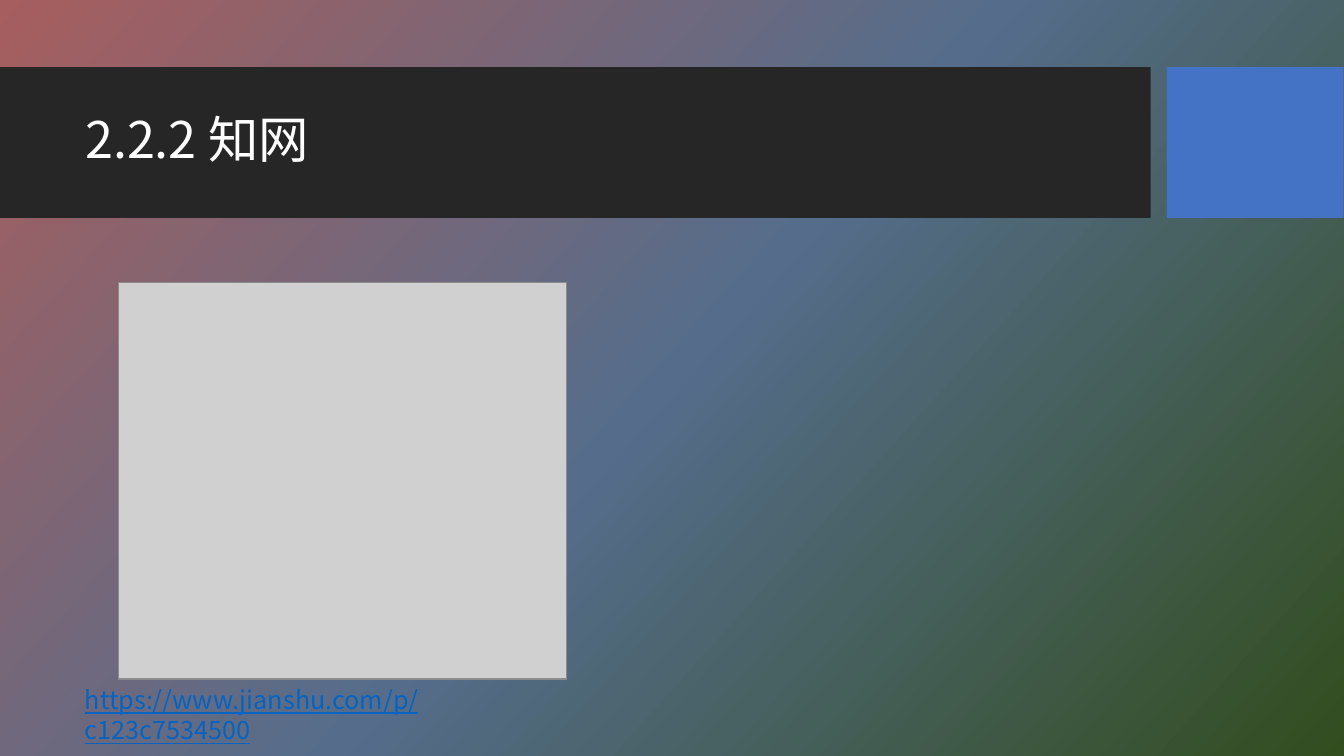
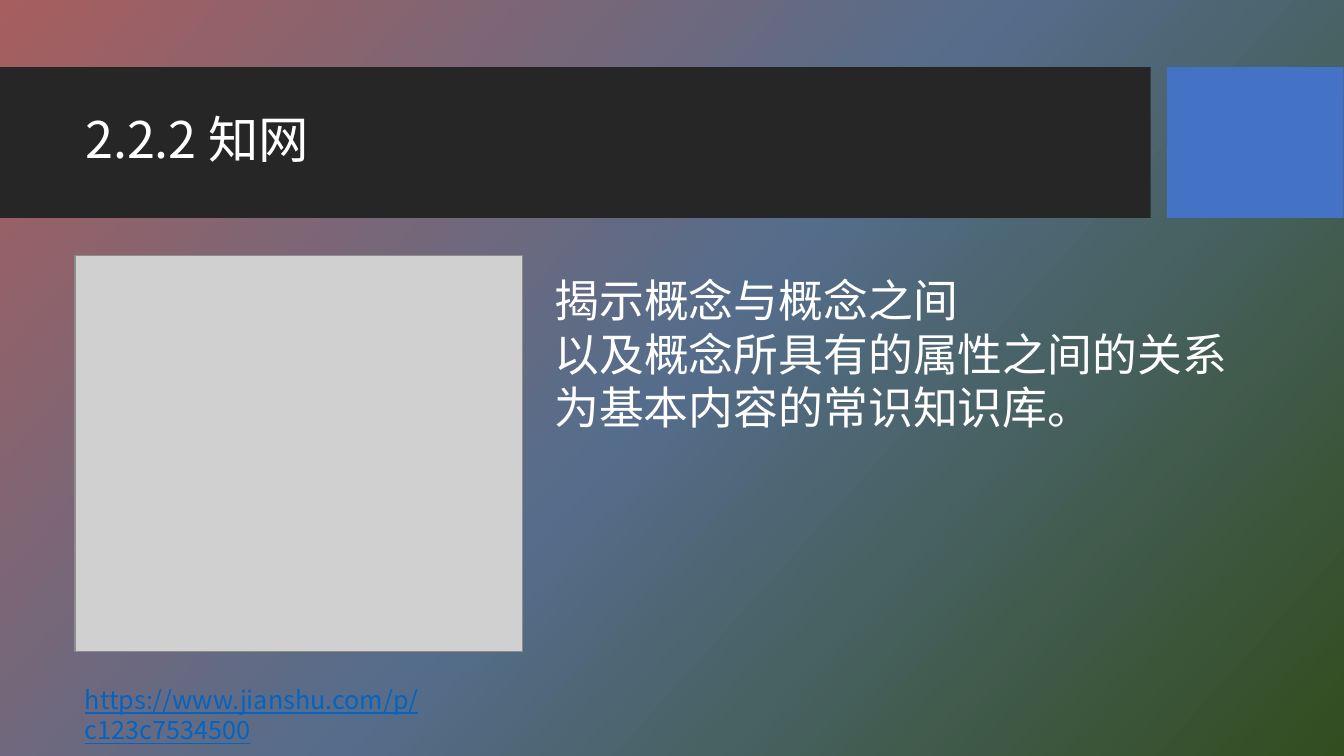
Before and after one commit to HBU/NLP_PPT, a slide deck: slide 20 of PPT-2020/ch02 语料库与词汇知识库.pptx. Drawn at 1344x756 pixels with LibreOffice and Linux fonts; fonts in the diff are those of the drawing; grey boxes stand for pictures; background and template pictures are left out. Boxes give left, top, right and bottom in pixels: in the first picture for what was removed or moved away, otherwise in the second. Text is boxed around its words. In the diff, an @@ line names an element or a change of style, - is before the commit and + after.

```diff
--- a/PPT-2020/ch02 语料库与词汇知识库.pptx
+++ b/PPT-2020/ch02 语料库与词汇知识库.pptx
@@ picture: place and size @@
-picture at bbox=[119, 282, 567, 680]
+picture at bbox=[75, 255, 522, 652]
@@ text added at bbox=[554, 279, 1227, 436], 32 pt, text #FFFFFF @@
+揭示概念与概念之间
+以及概念所具有的属性之间的关系
+为基本内容的常识知识库。
```
Also in this commit, not shown: 9 other slides changed, 2 slides added, 1 slide removed.
